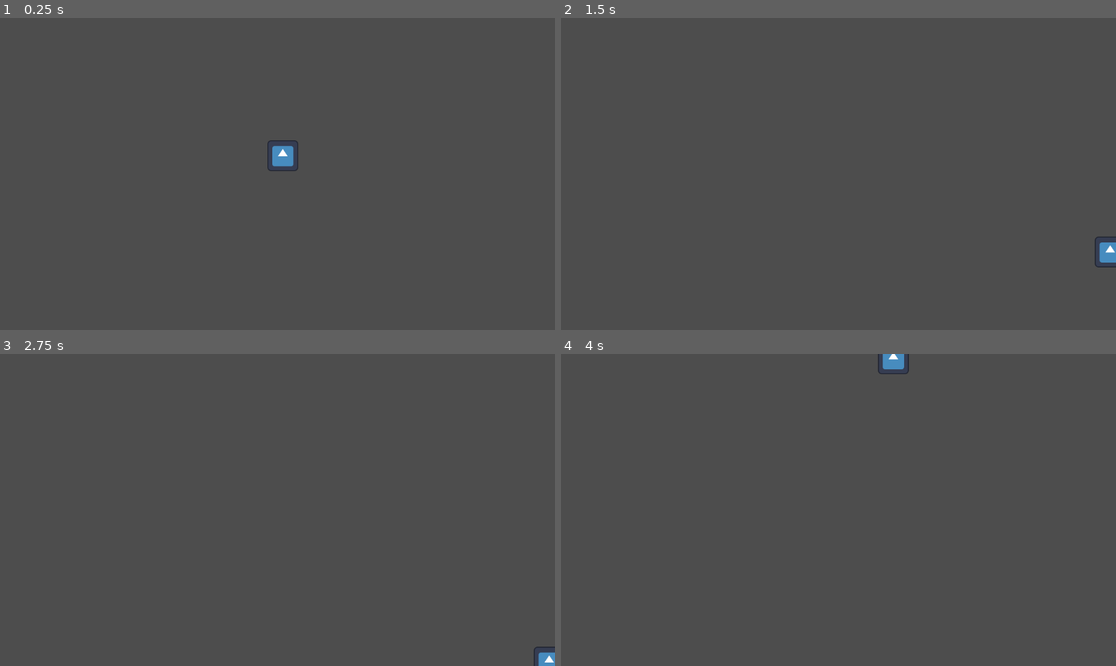
Above: before the commit, frames 1-4 (two rows, left to right).
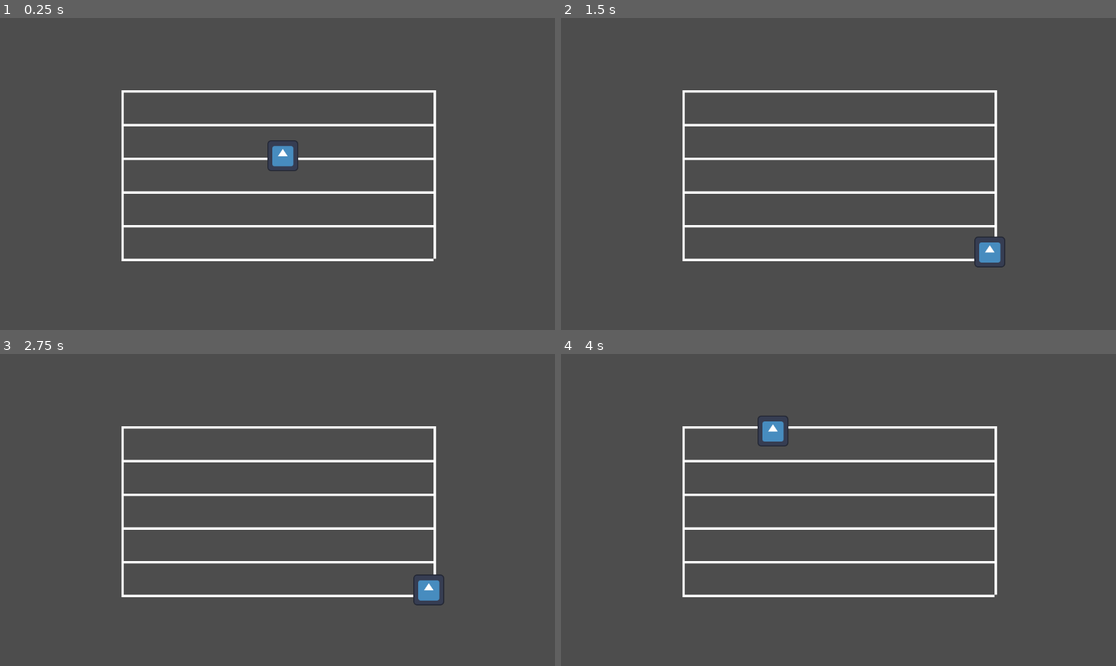
Above: after the commit, the same moments.

Repository: PsiPJ/COGS_2025SP_G2
Game: Godot game, scene res://game_scene.tscn
The game is run twice, just before and just after one commit, with the same random seed, the same clock (stepped at 60 frames per second) and the same inputs. This scene is started directly instead of the project's main scene. The engine's default icon, where the game draws it, is replaced by a stand-in: a white triangle on a blue panel in a dark square.
Inputs:
- Up to frame 1 (0.25 s): no input
- Up to frame 2 (1.5 s): tap Enter at 0.5 s; hold D (move_right) 0.53-1.28 s; hold S (move_down) from 1.28 s (still down)
- Up to frame 3 (2.75 s): tap Space at 2 s; release S (move_down) at 2.03 s; hold D (move_right) from 2.03 s (still down)
- Up to frame 4 (4 s): tap Enter at 2.75 s; release D (move_right) at 2.78 s; hold W (move_up) 2.78-3.53 s; hold A (move_left) from 3.53 s (still down)

The runs differ from the first frame. In frame 1, 3.5% of the frame differs, in the area x 21-79%, y 23-78%; in frame 2, 4.0%; in frame 3, 3.9%; in frame 4, 4.0%, in the area x 21-79%, y 0-78%.

Commit message:
Added new mob scene and some temporary lines

Diff:
--- a/game_scene.tscn
+++ b/game_scene.tscn
@@ -12,26 +12,74 @@
 
 [node name="GameScene" type="Node2D"]
 
-[node name="Player" parent="." instance=ExtResource("1_p1aj6")]
-position = Vector2(587, 286)
-
 [node name="StaticBody2D" type="StaticBody2D" parent="."]
 
 [node name="Right World Border" type="CollisionShape2D" parent="StaticBody2D"]
-position = Vector2(1150, 321)
+position = Vector2(900, 321)
 rotation = 4.71239
 shape = SubResource("WorldBoundaryShape2D_u61xi")
 
 [node name="Left World Border" type="CollisionShape2D" parent="StaticBody2D"]
-position = Vector2(0, 345)
+position = Vector2(252, 345)
 rotation = 1.5708
 shape = SubResource("WorldBoundaryShape2D_qsu7u")
 
 [node name="Bottom World Border" type="CollisionShape2D" parent="StaticBody2D"]
-position = Vector2(607, 650)
+position = Vector2(607, 500)
 shape = SubResource("WorldBoundaryShape2D_7knhl")
 
 [node name="Top World Border" type="CollisionShape2D" parent="StaticBody2D"]
-position = Vector2(500, 0)
+position = Vector2(500, 150)
 rotation = 3.14159
 shape = SubResource("WorldBoundaryShape2D_4mey7")
+
+[node name="Horizontal Lines" type="ColorRect" parent="."]
+offset_left = 252.0
+offset_top = 150.0
+offset_right = 900.0
+offset_bottom = 155.0
+
+[node name="ColorRect" type="ColorRect" parent="Horizontal Lines"]
+layout_mode = 0
+offset_top = 70.0
+offset_right = 648.0
+offset_bottom = 75.0
+
+[node name="ColorRect2" type="ColorRect" parent="Horizontal Lines"]
+layout_mode = 0
+offset_top = 140.0
+offset_right = 648.0
+offset_bottom = 145.0
+
+[node name="ColorRect5" type="ColorRect" parent="Horizontal Lines"]
+layout_mode = 0
+offset_top = 350.0
+offset_right = 648.0
+offset_bottom = 355.0
+
+[node name="ColorRect3" type="ColorRect" parent="Horizontal Lines"]
+layout_mode = 0
+offset_top = 210.0
+offset_right = 648.0
+offset_bottom = 215.0
+
+[node name="ColorRect4" type="ColorRect" parent="Horizontal Lines"]
+layout_mode = 0
+offset_top = 280.0
+offset_right = 648.0
+offset_bottom = 285.0
+
+[node name="Vertical Lines" type="ColorRect" parent="."]
+offset_left = 252.0
+offset_top = 150.0
+offset_right = 257.0
+offset_bottom = 500.0
+
+[node name="Vertical Lines2" type="ColorRect" parent="."]
+offset_left = 900.0
+offset_top = 150.0
+offset_right = 905.0
+offset_bottom = 500.0
+
+[node name="Player" parent="." instance=ExtResource("1_p1aj6")]
+position = Vector2(587, 286)
--- /dev/null
+++ b/mob.tscn
@@ -0,0 +1,15 @@
+[gd_scene load_steps=3 format=3 uid="uid://cpr05boqxf8ju"]
+
+[ext_resource type="Texture2D" uid="uid://c5qpsjj28rdth" path="res://icon.svg" id="1_sk57b"]
+
+[sub_resource type="CircleShape2D" id="CircleShape2D_8dswo"]
+
+[node name="CharacterBody2D" type="CharacterBody2D"]
+
+[node name="CollisionShape2D" type="CollisionShape2D" parent="."]
+scale = Vector2(0.5, 0.5)
+shape = SubResource("CircleShape2D_8dswo")
+
+[node name="Sprite2D" type="Sprite2D" parent="."]
+scale = Vector2(0.5, 0.5)
+texture = ExtResource("1_sk57b")
